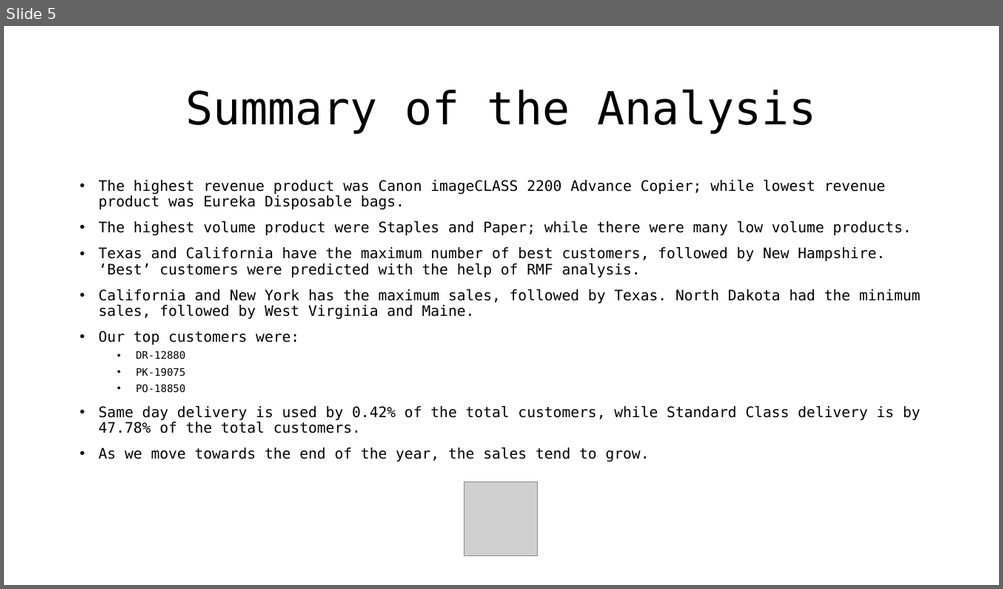
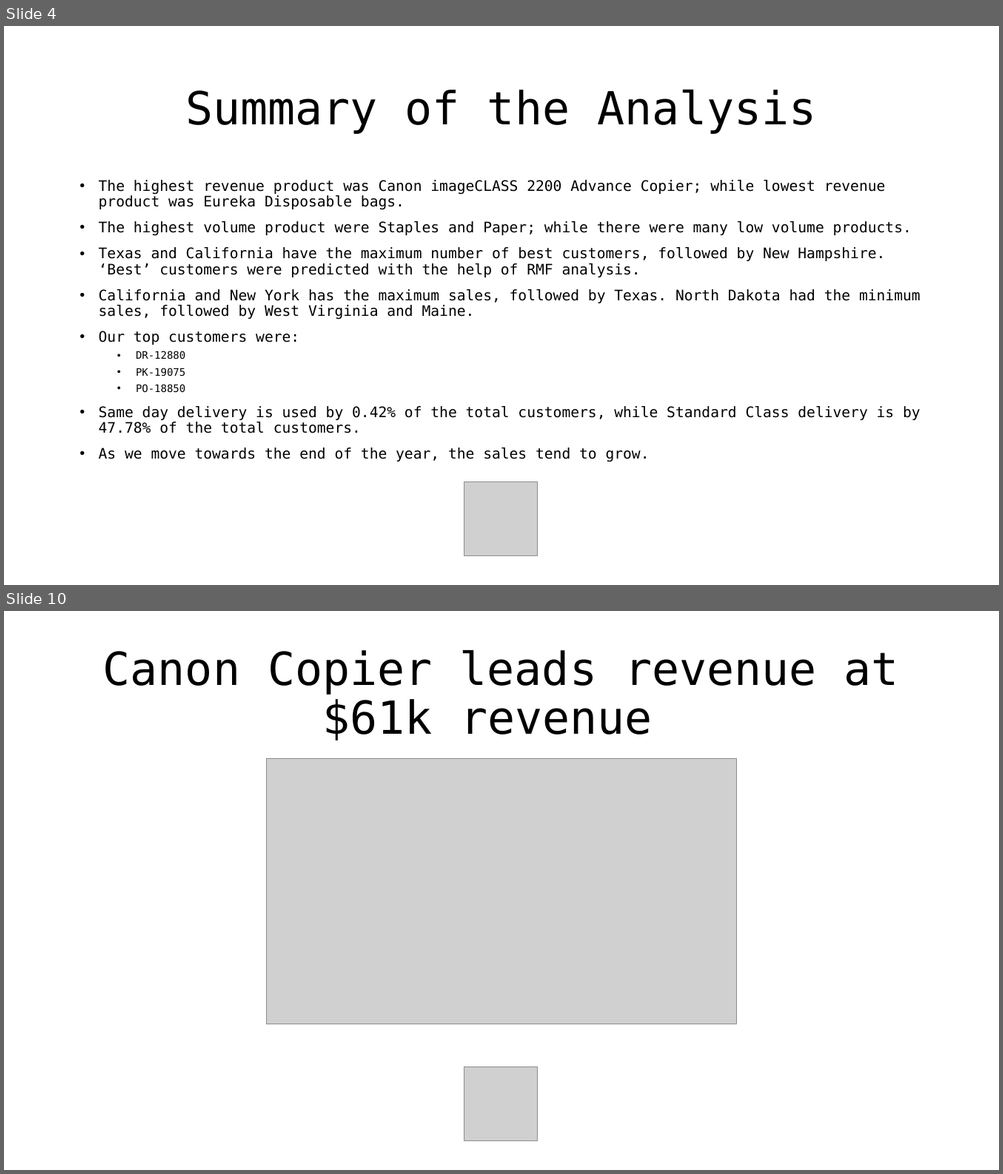
Before and after one commit to duy4nt/Data-Analysis, a slide deck: SuperstoreSalesAnalysis/Superstore Dataset Analysis.pptx. Shown one above the other, each under a label of ours: slide 5 before the commit, slides 4 and 10 after it; the slides between them are not shown. The pictures are 1003x589 and 1003x1174 pixels, drawn with LibreOffice and Linux fonts; fonts in the diff are those of the drawing; grey boxes stand for pictures. Boxes give left, top, right and bottom in pixels: in the first picture for what was removed or moved away, otherwise in the second. Text is boxed around its words. In the diff, an @@ line names an element or a change of style, - is before the commit and + after.

```diff
--- a/SuperstoreSalesAnalysis/Superstore Dataset Analysis.pptx
+++ b/SuperstoreSalesAnalysis/Superstore Dataset Analysis.pptx
@@ slide 10 added at box(4, 611, 999, 1170), background #FFFFFF @@
@@ title added at box(103, 650, 899, 741), 44 pt, text #000000 @@
+Canon Copier leads revenue at $61k revenue
@@ picture added at box(266, 759, 737, 1024) @@
@@ picture added at box(464, 1068, 537, 1141) @@
@@ what was slide 5 is now slide 4 @@
```
Also in this commit, not shown: 4 slides changed, 14 other slides added, 18 slides removed, 2 other files.
